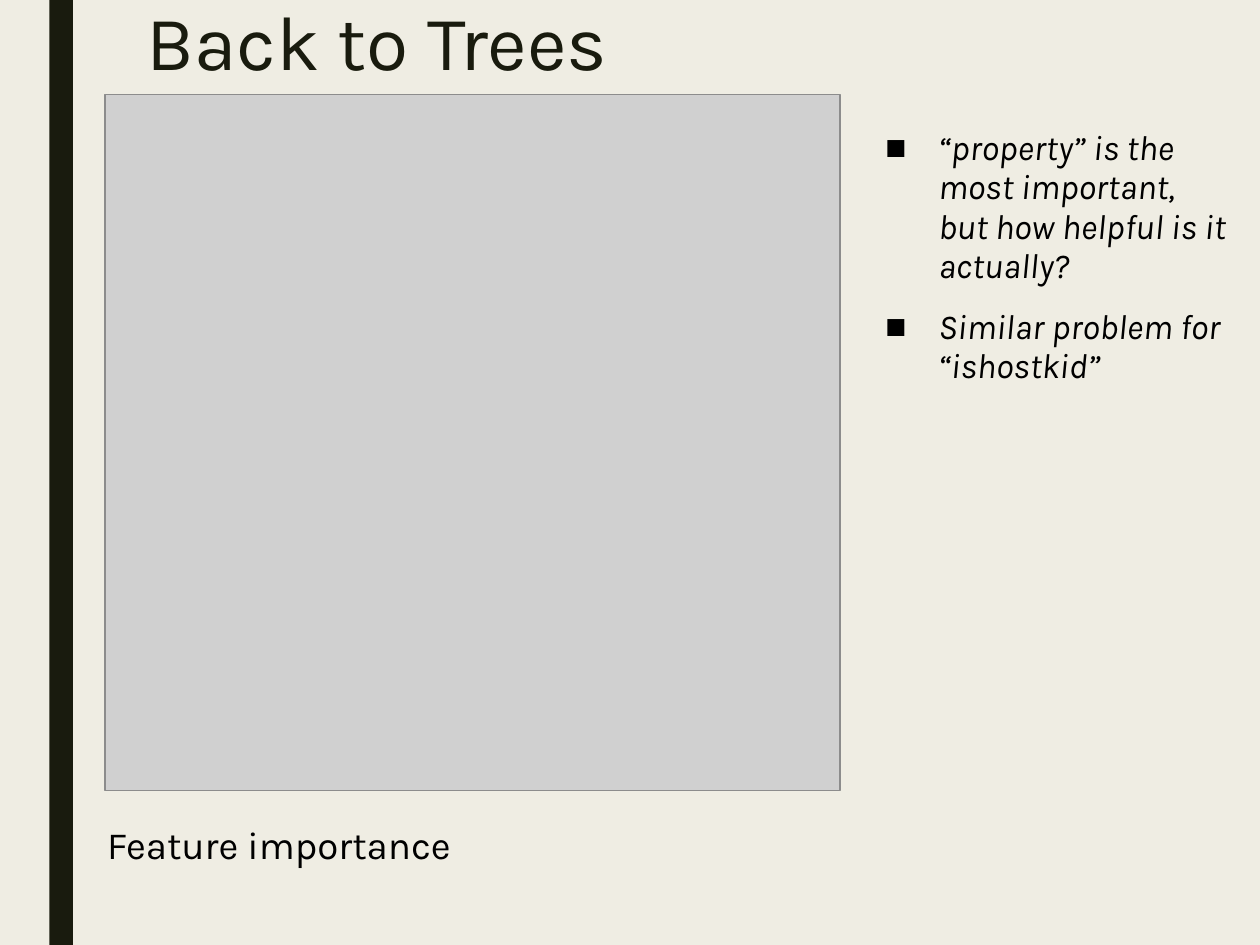
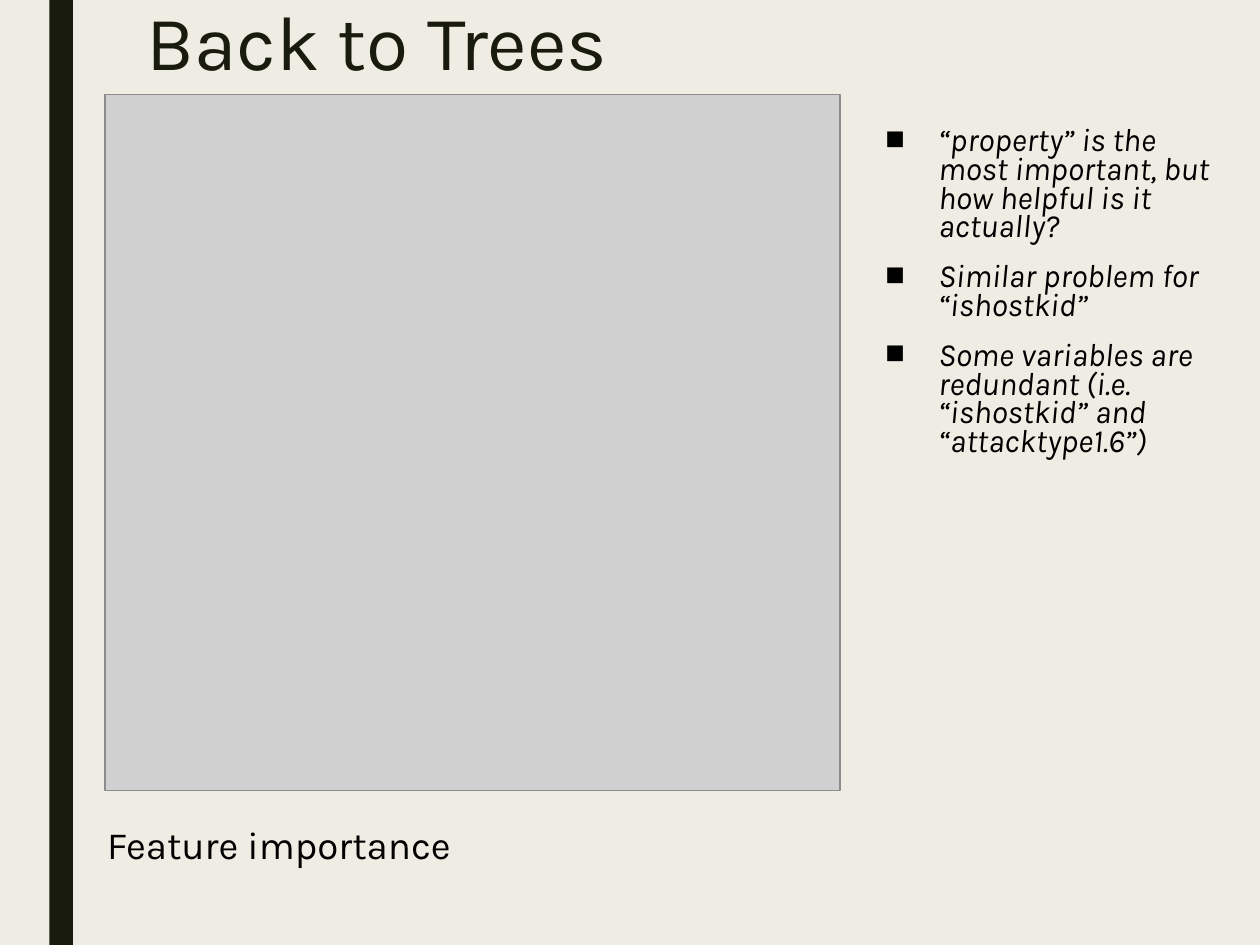
Before and after one commit to stats-learning-fall2019/final-project, a slide deck: slide 17 of presentation/gtdb-final-presentation.pptx. Drawn at 1260x945 pixels with LibreOffice and Linux fonts; fonts in the diff are those of the drawing; grey boxes stand for pictures. Boxes give left, top, right and bottom in pixels: in the first picture for what was removed or moved away, otherwise in the second. Text is boxed around its words. In the diff, an @@ line names an element or a change of style, - is before the commit and + after.

```diff
--- a/presentation/gtdb-final-presentation.pptx
+++ b/presentation/gtdb-final-presentation.pptx
@@ text at (x1=938, y1=128, x2=1209, y2=317): size 20 to 18.5 pt in "“property” is the most important, but how ...", "Similar problem for “ishostkid”"; line spacing 0.94 to 0.74 @@
@@ text at (x1=938, y1=344, x2=1192, y2=460): paragraph added @@
+■ Some variables are redundant (i.e. “ishostkid” and “attacktype1.6”)
```
Also in this commit, not shown: 3 other slides changed.
